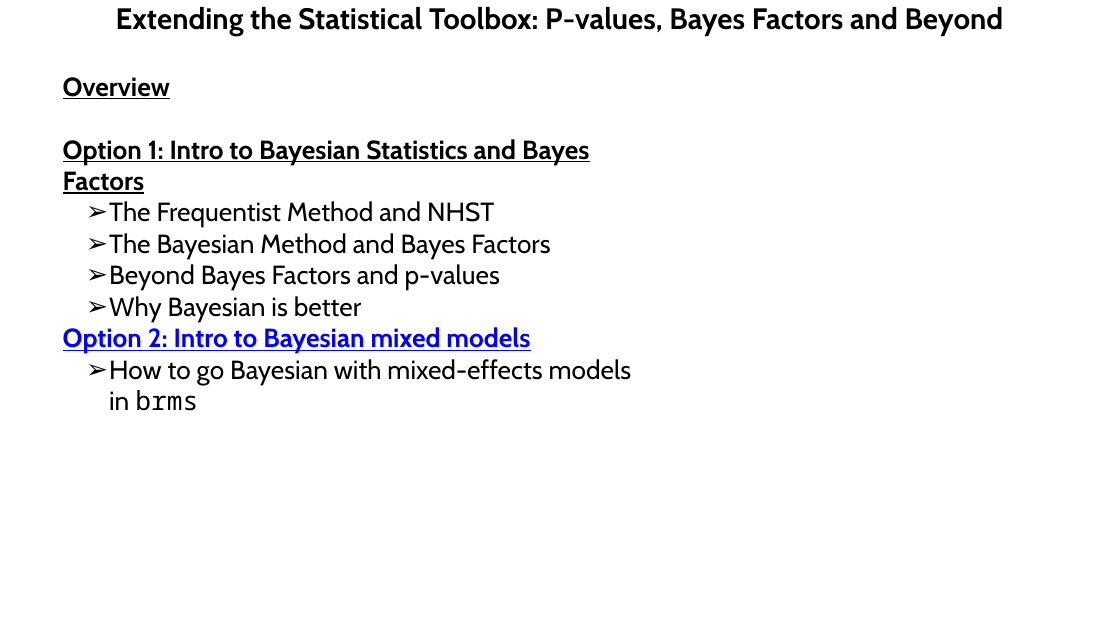
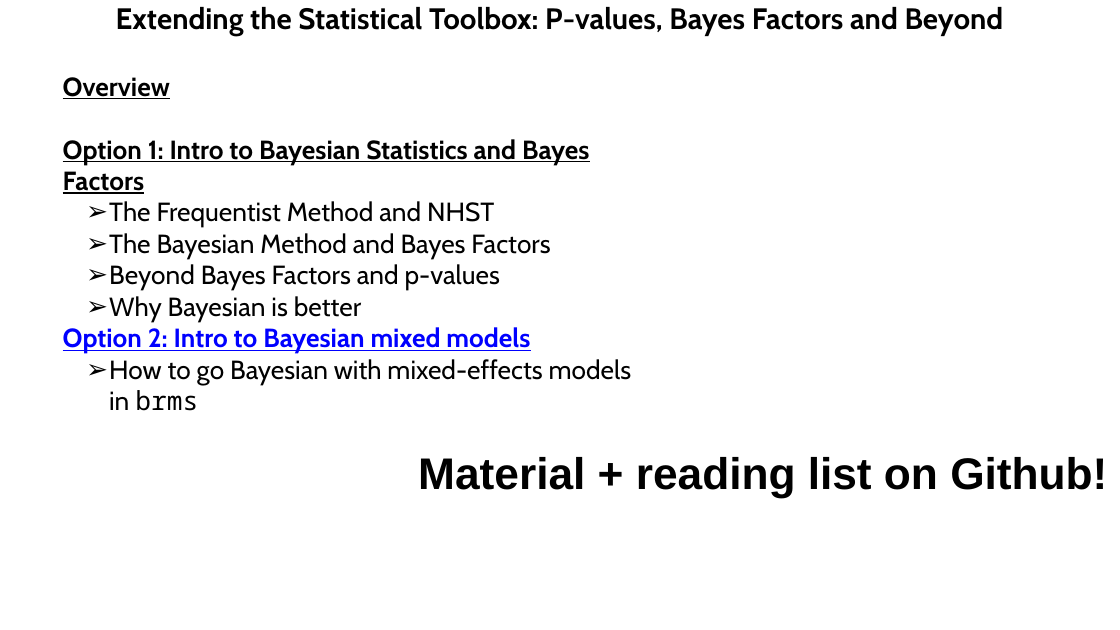
Before and after one commit to julianquandt/extending_stats_toolbox-phd-day2019, a slide deck: slide 2 of extending_stats_toolbox_phd-day2019_short.pptx. Drawn at 1120x630 pixels with LibreOffice and Linux fonts; fonts in the diff are those of the drawing; background and template pictures are left out. Boxes give left, top, right and bottom in pixels: in the first picture for what was removed or moved away, otherwise in the second. Text is boxed around its words. In the diff, an @@ line names an element or a change of style, - is before the commit and + after.

Commit message:
update presentation and reading list

```diff
--- a/extending_stats_toolbox_phd-day2019_short.pptx
+++ b/extending_stats_toolbox_phd-day2019_short.pptx
@@ text added at <box>418,457,1107,497</box>, 54 pt, text #000000, bold @@
+Material + reading list on Github!
```
